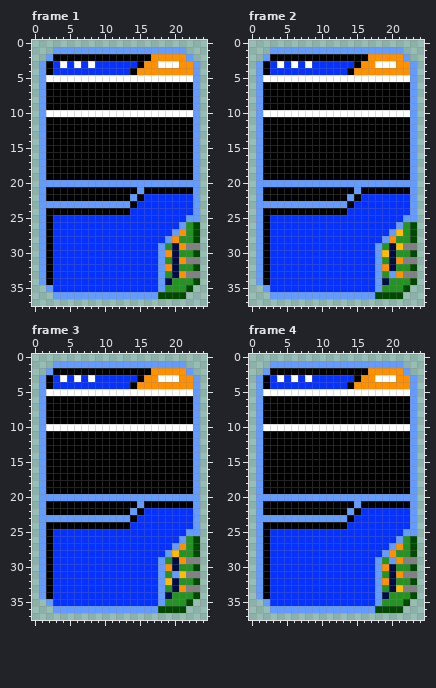
A animated GIF sprite gets an edit: assets/img/sprites/Items/mDevCard.gif. Above is the file before it was changed.
The file is 25x38 pixels, 4 frames. Shown: frame 1, frame 2, frame 3, frame 4.
Once edited:
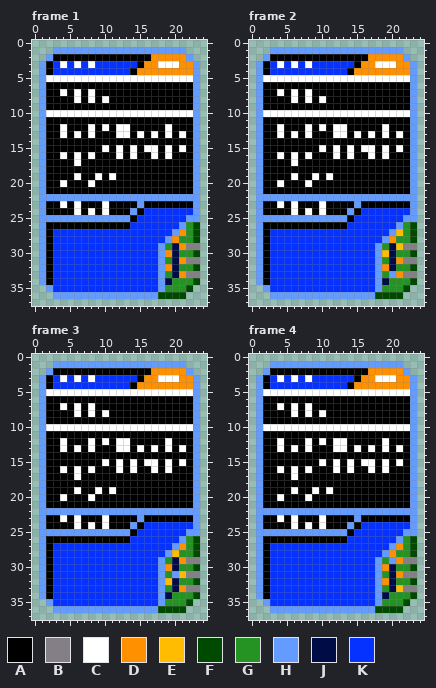
Palette (. is transparent): A #000000  B #847e87  C #ffffff  D #ff9100  E #ffbc00  F #004900  G #249324  H #639bff  J #000c46  K #0632ff
Message: The DevKeys Update 1 - Cards view
The exact change:
Frame 1:
y 7: x 4 A -> C; x 6 A -> C; x 8 A -> C
y 8: x 6 A -> C; x 8 A -> C; x 10 A -> C
y 12: x 4 A -> C; x 8 A -> C; x 10 A -> C; x 12..13 AA -> CC; x 19 A -> C
y 13: x 4 A -> C; x 6 A -> C; x 8 A -> C; x 12..13 AA -> CC; x 15 A -> C; x 17 A -> C; x 19 A -> C; x 21 A -> C
y 15: x 10 A -> C; x 12 A -> C; x 14 A -> C; x 16..17 AA -> CC; x 19 A -> C; x 21 A -> C
y 16: x 4 A -> C; x 6 A -> C; x 8 A -> C; x 12 A -> C; x 14 A -> C; x 17 A -> C; x 19 A -> C
y 17: x 6 A -> C
y 19: x 6 A -> C; x 9 A -> C; x 11 A -> C
y 20: x 2..22 HHHHHHHHHHHHHHHHHHHHH -> AACAAACAAAAAAAAAAAAAA
y 21: x 15 H -> A
y 22: x 2..13 AAAAAAAAAAAA -> HHHHHHHHHHHH; x 15..22 AKKKKKKK -> HHHHHHHH
y 23: x 2..13 HHHHHHHHHHHH -> AACACAAACAAA; x 15..22 KKKKKKKK -> HAAAAAAA
y 24: x 6 A -> C; x 8 A -> C; x 10 A -> C; x 14..15 KK -> HA
y 25: x 2..14 AKKKKKKKKKKKK -> HHHHHHHHHHHHA
y 26: x 3..13 KKKKKKKKKKK -> AAAAAAAAAAA
Frame 2: the same change as frame 1
Frame 3: the same change as frame 1
Frame 4: the same change as frame 1
